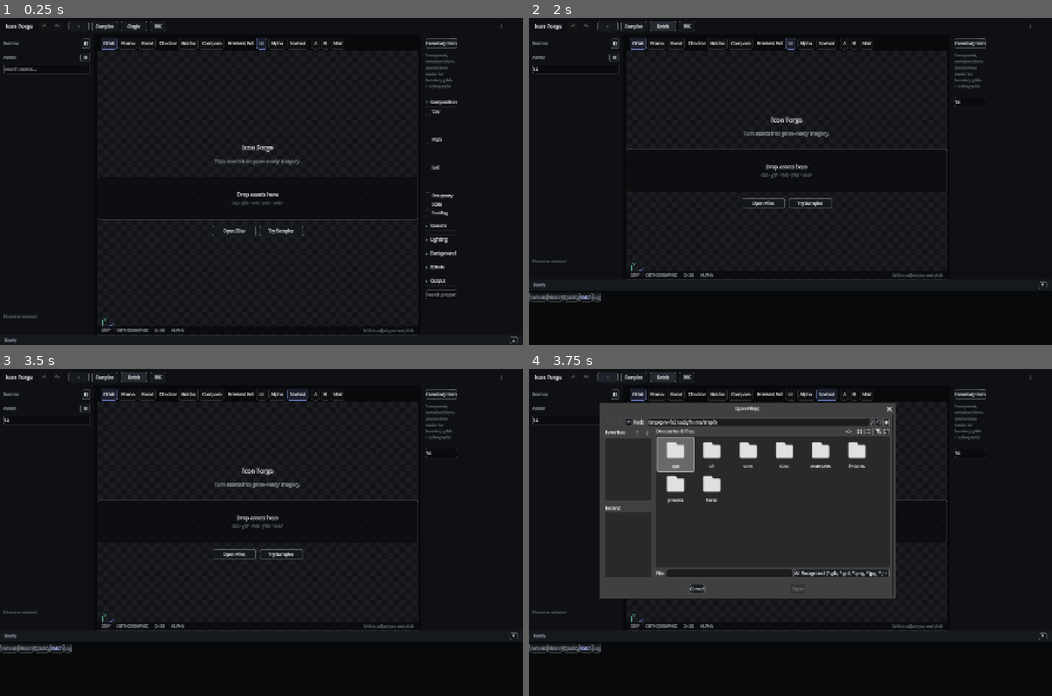
Above: before the commit, frames 1-4 (two rows, left to right).
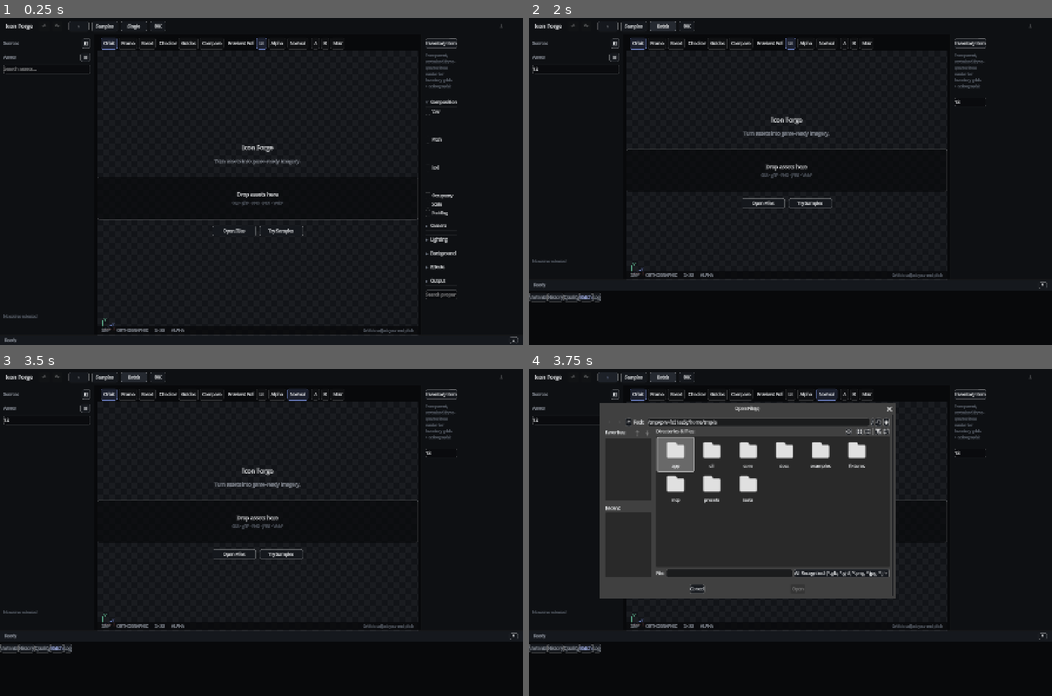
Above: after the commit, the same moments.

Repository: Superlapie/IconForge
Game: Godot game, scene res://app/main.tscn
Same seed, same stepped clock (60 frames per second), same inputs: the game is played once before the commit and once after it.
Inputs (mouse positions are in pixels of both pictures, inside the frame that each line leads up to):
- Up to frame 1 (0.25 s): no input
- Up to frame 2 (2 s): click (576, 70) at 0.52 s; type "12" at 0.6 s; click (968, 295) at 0.75 s; type "12" at 0.83 s; click "Single" at 1.25 s
- Up to frame 3 (3.5 s): click "Normal" at 2 s; click "Normal" at 2.75 s
- Up to frame 4 (3.75 s): click "+" at 3.5 s

Frames 1-3 are identical in both runs. In frame 4, 0.2% of the frame differs, in the area x 26-44%, y 15-41%.
Error in both runs: Invalid assignment of property or key 'horizontal_alignment' with value of type 'int' on a base object of type 'LineEdit'. (res://app/ui/rotation_dial.gd:47)

Commit message:
feat(mcp): add local stdio MCP adapter and cross-platform service stdin
Implements iconforge-mcp 0.1.0 over persistent JSONL service transport with
safe semantic tools, bridge unit tests, full MCP client E2E, and CI contract
proof on Linux/Windows/macOS. Fixes service stdin for Node-spawned pipes and
enforces JSON-only stdout for iconforge service.

Co-authored-by: Cursor <cursoragent@cursor.com>

Diff:
--- a/cli/cli_app.gd
+++ b/cli/cli_app.gd
@@ -213,8 +213,7 @@
 	var workspace_option: String = _option(args, "--workspace-root", "")
 	if not workspace_option.is_empty():
 		workspace_root = workspace_option
-	var stdin_file: FileAccess = _open_service_stdin()
-	if stdin_file == null:
+	if not _service_stdin_available():
 		var unavailable: Dictionary = ApiResponseScript.failure(
 			"service",
 			"SERVICE_STDIN_UNAVAILABLE",
@@ -222,12 +221,20 @@
 		)
 		print(JSON.stringify(unavailable))
 		return EXIT_USAGE
+	_service_stdin_buffer = ""
+	if OS.get_stdin_type() == OS.STD_HANDLE_FILE:
+		_service_stdin_file = _open_service_stdin_file()
+	else:
+		_service_stdin_file = null
 	var service: RefCounted = IconForgeServiceScript.new(workspace_root)
-	while not stdin_file.eof_reached():
-		var line: String = stdin_file.get_line()
-		if line.strip_edges().is_empty():
-			continue
-		var parsed: Variant = JSON.parse_string(line)
+	while true:
+		var line: Variant = _read_service_line()
+		if line == null:
+			break
+		var line_text: String = str(line)
+		if line_text.strip_edges().is_empty():
+			continue
+		var parsed: Variant = JSON.parse_string(line_text)
 		if not parsed is Dictionary:
 			print(JSON.stringify(ApiResponseScript.failure(
 				"service",
@@ -241,11 +248,53 @@
 			break
 		var result: Dictionary = await service.handle_request(request, safe_mode)
 		print(JSON.stringify(result))
-	stdin_file.close()
+	if _service_stdin_file != null:
+		_service_stdin_file.close()
+		_service_stdin_file = null
 	return EXIT_OK
 
-func _open_service_stdin() -> FileAccess:
-	if FileAccess.file_exists("/dev/stdin"):
+func _service_stdin_available() -> bool:
+	var stdin_type: int = OS.get_stdin_type()
+	match stdin_type:
+		OS.STD_HANDLE_PIPE, OS.STD_HANDLE_CONSOLE, OS.STD_HANDLE_FILE, OS.STD_HANDLE_UNKNOWN:
+			return true
+		OS.STD_HANDLE_INVALID:
+			# Node-spawned service children on Linux may report INVALID while stdin is still a pipe.
+			return OS.get_name() != "Windows"
+		_:
+			return false
+
+var _service_stdin_buffer: String = ""
+var _service_stdin_file: FileAccess = null
+
+func _read_service_line() -> Variant:
+	if _service_stdin_file != null:
+		if _service_stdin_file.eof_reached():
+			return null
+		var file_line: String = _service_stdin_file.get_line()
+		if file_line.ends_with("\r"):
+			file_line = file_line.substr(0, file_line.length() - 1)
+		return file_line
+	while true:
+		var newline_index: int = _service_stdin_buffer.find("\n")
+		if newline_index >= 0:
+			var buffered_line: String = _service_stdin_buffer.substr(0, newline_index)
+			_service_stdin_buffer = _service_stdin_buffer.substr(newline_index + 1)
+			if buffered_line.ends_with("\r"):
+				buffered_line = buffered_line.substr(0, buffered_line.length() - 1)
+			return buffered_line
+		var chunk: PackedByteArray = OS.read_buffer_from_stdin(1)
+		if chunk.is_empty():
+			if _service_stdin_buffer.is_empty():
+				return null
+			var remaining: String = _service_stdin_buffer
+			_service_stdin_buffer = ""
+			return remaining
+		_service_stdin_buffer += chunk.get_string_from_utf8()
+	return null
+
+func _open_service_stdin_file() -> FileAccess:
+	if OS.get_name() != "Windows" and FileAccess.file_exists("/dev/stdin"):
 		return FileAccess.open("/dev/stdin", FileAccess.READ)
 	return null
 
--- /dev/null
+++ b/examples/cursor-mcp.json
@@ -0,0 +1,19 @@
+{
+  "mcpServers": {
+    "iconforge": {
+      "type": "stdio",
+      "command": "node",
+      "args": [
+        "/ABSOLUTE/PATH/TO/IconForgeEnigma/mcp/dist/index.js",
+        "--iconforge-root",
+        "/ABSOLUTE/PATH/TO/IconForgeEnigma",
+        "--workspace-root",
+        "${workspaceFolder}"
+      ],
+      "env": {
+        "ICONFORGE_ROOT": "/ABSOLUTE/PATH/TO/IconForgeEnigma",
+        "ICONFORGE_WORKSPACE_ROOT": "${workspaceFolder}"
+      }
+    }
+  }
+}
Not shown, added: mcp/package-lock.json
Not shown, added: mcp/package.json
Not shown, added: mcp/tsconfig.json
Not shown, changed: .github/workflows/contract-gate.yml
Not shown, changed: .github/workflows/quality-gate.yml
Not shown, changed: .gitignore
Not shown, changed: AGENTS.md
Not shown, changed: CHANGELOG.md
Not shown, changed: README.md
Not shown, changed: SECURITY.md
Not shown, added: docs/MCP.md
Not shown, changed: docs/SERVICE.md
(and 19 more such lines)
